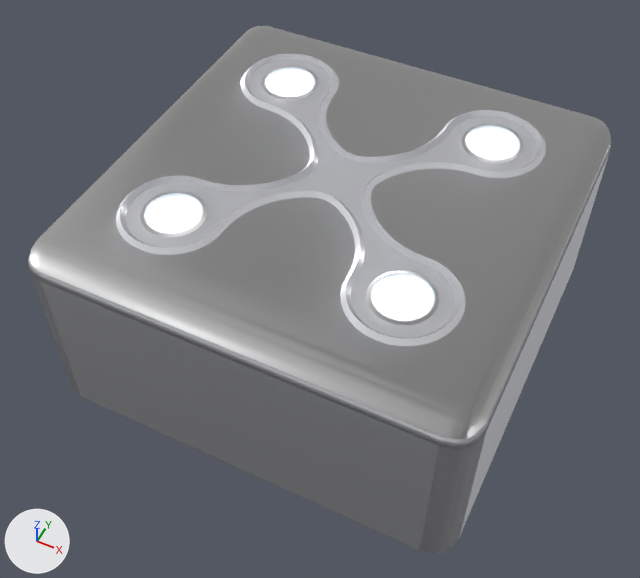
An edit to the Blender file environment/abandoned_spaceship/abandoned_spaceship_lab_room.blend, drawn before and after from the same camera.
One viewpoint serves both versions: a 50 mm lens placed at (6.22, -13.39, 17.83), pointed at (-0.1, -0.76, 2.05). The axes (+X, +Y, +Z) are drawn at lower left. The lights are the same throughout. The picture after the commit comes second.

Objects in the first picture: 'Room'.
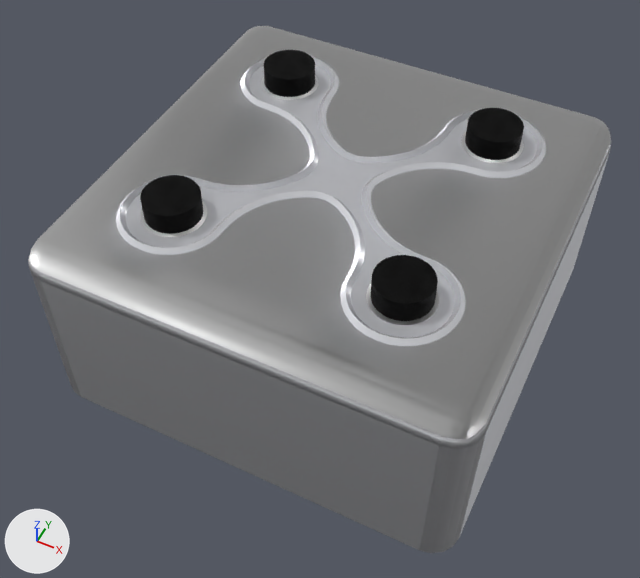
Edits to the bpy script that builds the scene:
```text
Add img_metal_dirt_r2_png:
    img_metal_dirt_r2_png = load_image('metal_dirt_r2.png', 'tex/metal_plates/metal_dirt_r2.png', 512, 512, 'sRGB')
Add img_metal_dirt_n_png:
    img_metal_dirt_n_png = load_image('metal_dirt_n.png', 'tex/metal_plates/metal_dirt_n.png', 512, 512, 'Non-Color')
Add mat_black:
    mat_black = bpy.data.materials.new('Black')
    # colours: black #000000
    # uses the picture img_metal_dirt_n_png
    # uses the picture img_metal_dirt_r2_png
Change me_cube_001:
    used by ob_room; location = (0.0, 0.0, 0.0)
    remove me_cube_001.from_pydata(...)  # 1444 vertices, 1104 faces; spans x -5.3..5.0, y -5.0..5.0, z -0.16..5.1
    add me_cube_001.from_pydata(...)  # 1444 vertices, 1104 faces; spans x -5.3..5.0, y -5.0..5.0, z -0.16..5.53
    me_cube_001 part 1: all 48 vertices in x -3.17..-2.03, y 2.03..3.17, z 4.97 are scaled about their middle by (1.09, 1.09, -0.261), then moved by (0.0, 0.0, 0.55)
    me_cube_001 part 2: all 48 vertices in x 2.03..3.17, y 2.03..3.17, z 4.97 are scaled about their middle by (1.09, 1.09, -0.261), then moved by (0.0, 0.0, 0.55)
    me_cube_001 part 3: all 48 vertices in x 2.03..3.17, y -3.17..-2.03, z 4.97 are scaled about their middle by (1.09, 1.09, -0.261), then moved by (0.0, 0.0, 0.55)
    me_cube_001 part 4: all 48 vertices in x -3.17..-2.03, y -3.17..-2.03, z 4.97 are scaled about their middle by (1.09, 1.09, -0.261), then moved by (0.0, 0.0, 0.55)
    me_cube_001 part 5: 196 faces spanning x -3.22..3.22, y -3.22..3.22, z 5.03..5.53 switch from mat_flood_lamps to mat_black
```

What differs and where, as boxes [x1, y1, x2, y2] in the pictures (640 x 578 px; the box of a moved part takes in the faces that stretch with it):
part 1 of me_cube_001, moved or reshaped: before [265, 67, 315, 97]; after [264, 50, 315, 97]
part 2 of me_cube_001, moved or reshaped: before [465, 125, 520, 160]; after [465, 108, 524, 160]
part 3 of me_cube_001, moved or reshaped: before [371, 273, 435, 321]; after [371, 255, 438, 321]
part 4 of me_cube_001, moved or reshaped: before [144, 193, 203, 234]; after [140, 175, 203, 234]
part 5 of me_cube_001, recoloured: before [144, 67, 520, 321]; after [140, 50, 524, 321]
